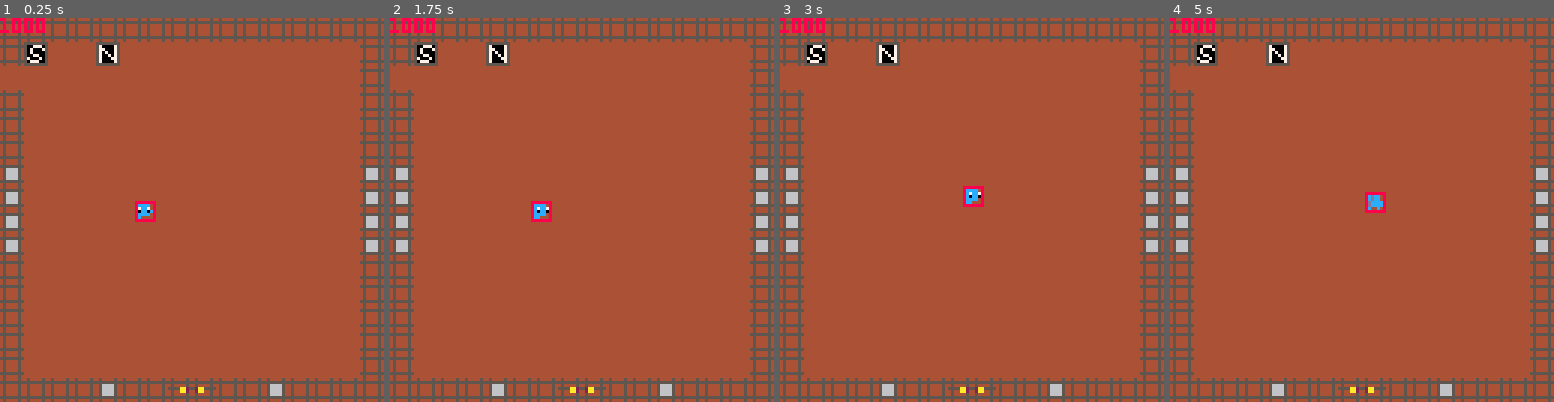
Above: before the commit, frames 1-4 (left to right).
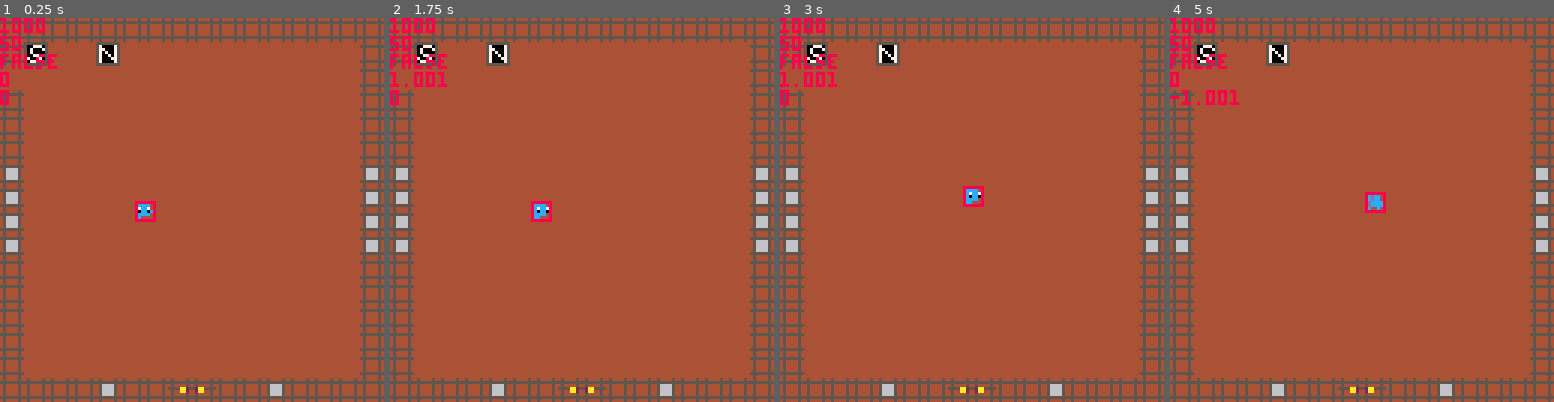
Above: after the commit, the same moments.

Repository: s-france/pico8GameS
Game: PICO-8 cartridge squid.p8
The game is run twice, just before and just after one commit, with the same random seed, the same clock (stepped at 60 frames per second) and the same inputs.
Inputs:
- Up to frame 1 (0.25 s): no input
- Up to frame 2 (1.75 s): tap X (X key) at 0.33, 1.07 s; tap O (Z key) at 0.7, 1.7 s; hold Right from 1.6 s (still down)
- Up to frame 3 (3 s): tap X (X key) at 1.85, 2.97 s; release Right at 2.1 s; tap O (Z key) at 2.1, 2.5, 2.9 s; hold Up 2.15-2.42 s; hold Right from 2.47 s (still down)
- Up to frame 4 (5 s): release Right at 3.03 s; hold Left 3.08-3.58 s; tap O (Z key) every 0.4 s from 3.3 to 4.9 s; hold Down 3.63-3.97 s; hold Right 4.02-4.68 s; tap X (X key) at 4.08 s; hold Up from 4.73 s (still down)

The runs differ from the first frame. In frame 1, 0.6% of the frame differs, in the area x 0-15%, y 4-23%; in frame 2, 0.7%; in frame 3, 0.7%; in frame 4, 0.8%, in the area x 0-18%, y 4-23%.

Commit message:
Update squid.p8

Diff:
--- a/squid.p8
+++ b/squid.p8
@@ -30,7 +30,7 @@
 	make_player()
 
 	testenmy = make_enemy1(60,96, 50, player)
-
+	testflag = false
 	//makenpc()
 
 
@@ -48,8 +48,7 @@
 	global_items = {
 	["bombs"] = {use = use_bomb},
 	["bow"] = {use = use_bow},
-	["sword"] = {use = sword}
-	}
+	["sword"] = {use = sword} }
 
 	//levels
 	levels = {
@@ -72,19 +71,24 @@
 // routine updates every frame
 // using designed update funcs.
 function _update()
+
 	//process input
 	update_input()
+
+ testflag = false
 
 	//get_mapdata(80,16,16,32)
 	initialmenu()
 	foreach(objectpool,type_update)
 
-	foreach(coroutines, update_coroutine)
+ 	foreach(coroutines, update_coroutine)
 
 	foreach(objectpool,update_object)
 	foreach(hitboxes, update_hitbox)
 
+
 	process_collisions()
+
 
 
 	//foreach(coroutines, update_coroutine)
@@ -295,15 +300,21 @@
 	cls(level_slots["background"])
 	bomb_animation()
 	draw_map()
-
 	foreach(objectpool,draw_object)
 	foreach(hitboxes, draw_hitbox)
 
 	pal(make_kv(16,level_slots["pallete"]))
 
 	print(player.hp)
+
 	//print(player.dx)
 	//print(player.dy)
+
+	print(testenmy.hp)
+	print(testflag)
+	print(player.dx)
+	print(player.dy)
+
 	--[[
 	print(flr(player.x))
 	print(flr(player.y))
@@ -971,7 +982,7 @@
  	menuitem(2," slot 1 - "..player.slots[1], function() setslotflag(1) openslot(b) return true end )
  	menuitem(3," slot 2 - "..player.slots[2], function() setslotflag(2) openslot(b) return true end )
  	menuitem(4," slot 3 - "..player.slots[3], function() setslotflag(3) openslot(b) return true end )
-  menuitem(5," stats and info "  )
+  menuitem(5," stats and info ", function() openstats()  return true end )
  return true
 end
 
@@ -985,6 +996,15 @@
 
 function setslotflag(x)
  player.slotflag = x
+ return true
+end
+
+function openstats()
+ clearmenu()
+ menuitem(1, "exit stats", openinv)
+	menuitem(2, "♥  "..player.hp)
+	menuitem(3, "keys "..player.resources["keys"][1])
+	menuitem(4, "money "..player.resources["money"][1])
  return true
 end
 
@@ -1344,15 +1364,16 @@
 					if not check_parent(hb,j) then
 						//apply damage both
 						hb.parent.hp -= j.damage
+						testflag = true
 						//apply knockback
 						knockback(hb.parent,j.kbx,j.kby, j.kbduration)
 					end
 				end
-
 				if hb.oncollision != nil then
 					//run oncollision function
 					hb.oncollision(hb, j)
 				end
+
 			end
 	end
 
